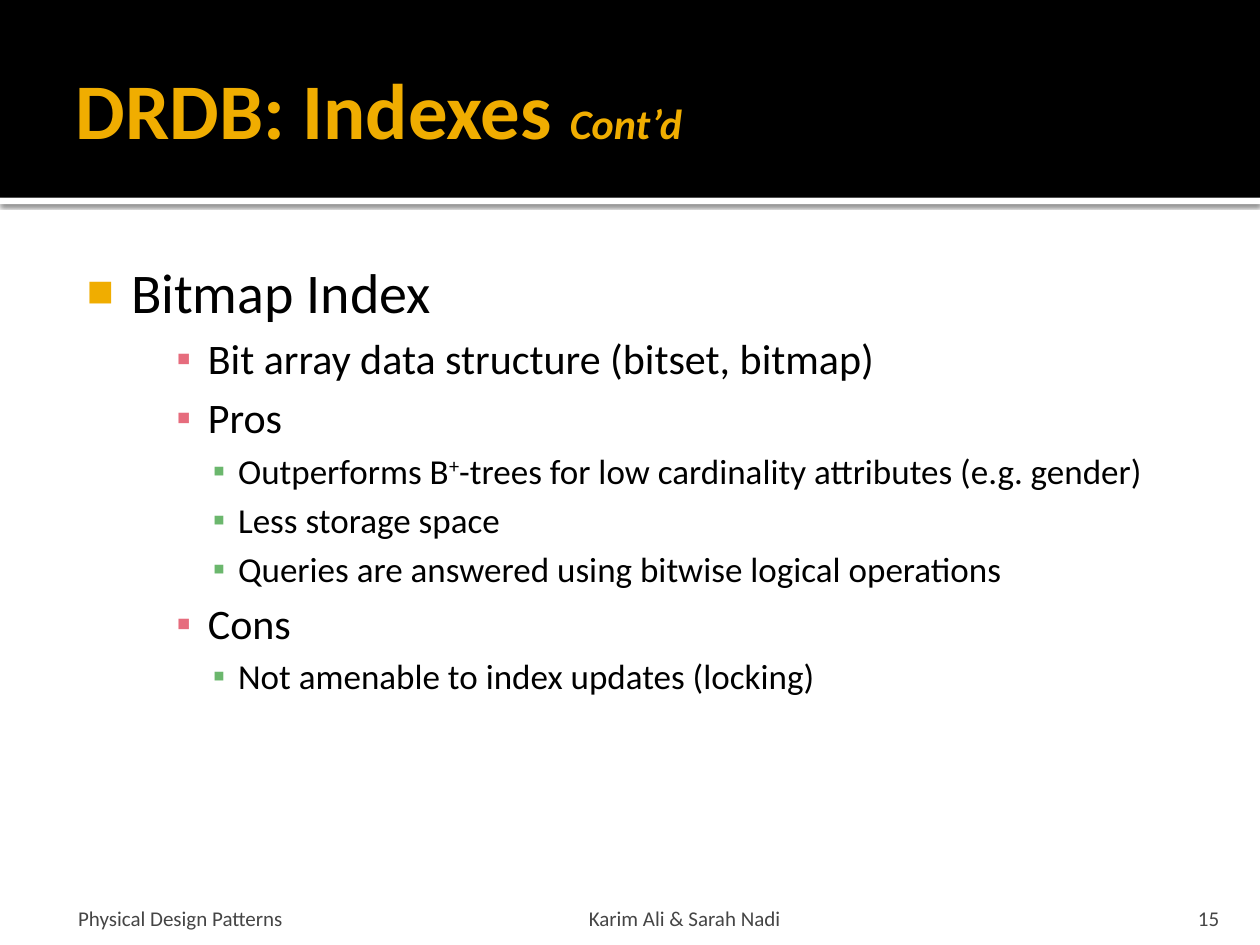
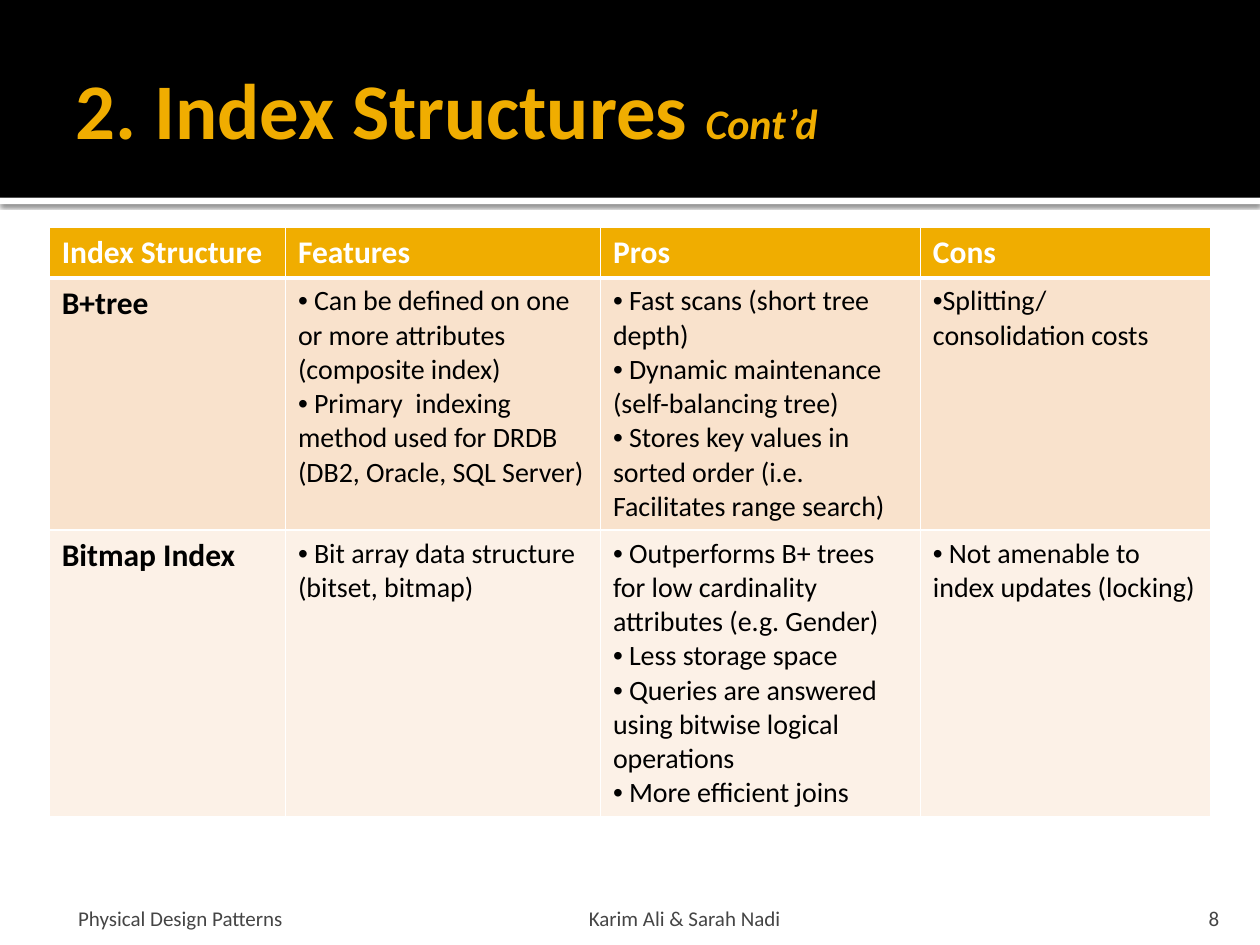
Before and after one commit to snadi/cs848-db, a slide deck: slide 8 of cs848-db/PhysDesignPres.pptx (slide 15 before the commit). Drawn at 1260x945 pixels with LibreOffice and Linux fonts; fonts in the diff are those of the drawing. Boxes give left, top, right and bottom in pixels: in the first picture for what was removed or moved away, otherwise in the second. Text is boxed around its words. In the diff, an @@ line names an element or a change of style, - is before the commit and + after.

```diff
--- a/cs848-db/PhysDesignPres.pptx
+++ b/cs848-db/PhysDesignPres.pptx
@@ title at (x1=76, y1=83, x2=818, y2=140): text changed @@
-DRDB: Indexes Cont’d
+2. Index Structures Cont’d
@@ table added at (x1=49, y1=227, x2=1211, y2=811), 3 rows, 4 columns @@
+Index Structure | Features | Pros | Cons
+B+tree | Can be defined on one or more attributes (composite index) / Primary indexing method used for DRDB (DB2, Oracle, SQL Server) | Fast scans (short tree depth) / Dynamic maintenance (self-balancing tree) / Stores key values in sorted order (i.e. Facilitates range search) | Splitting/consolidation costs
+Bitmap Index | Bit array data structure (bitset, bitmap) | Outperforms B+ trees for low cardinality attributes (e.g. Gender) / Less storage space / Queries are answered using bitwise logical operations / More efficient joins | Not amenable to index updates (locking)
@@ text removed at (x1=131, y1=274, x2=1142, y2=695) @@
-■ Bitmap Index
-    ▪ Bit array data structure (bitset, bitmap)
-    ▪ Pros
-      ▪ Outperforms B+-trees for low cardinality attributes (e.g. gender)
-      ▪ Less storage space
-      ▪ Queries are answered using bitwise logical operations
-    ▪ Cons
-      ▪ Not amenable to index updates (locking)
@@ page number at (x1=1209, y1=911, x2=1220, y2=926): text changed @@
-15
+8
```
Also in this commit, not shown: 38 other slides changed, 1 slide added, 8 slides removed.
